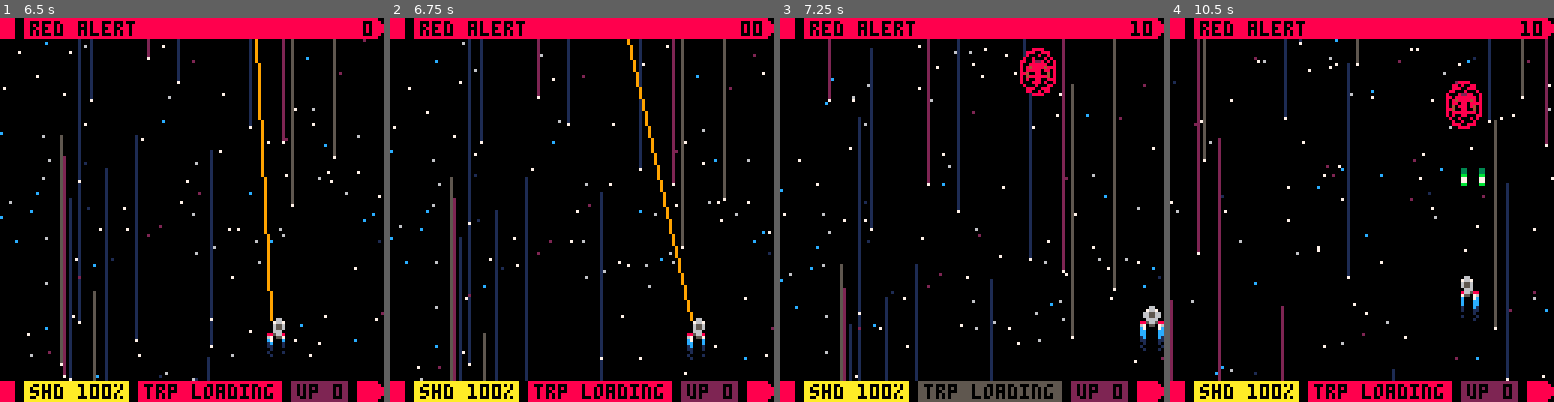
Above: before the commit, frames 1-4 (left to right).
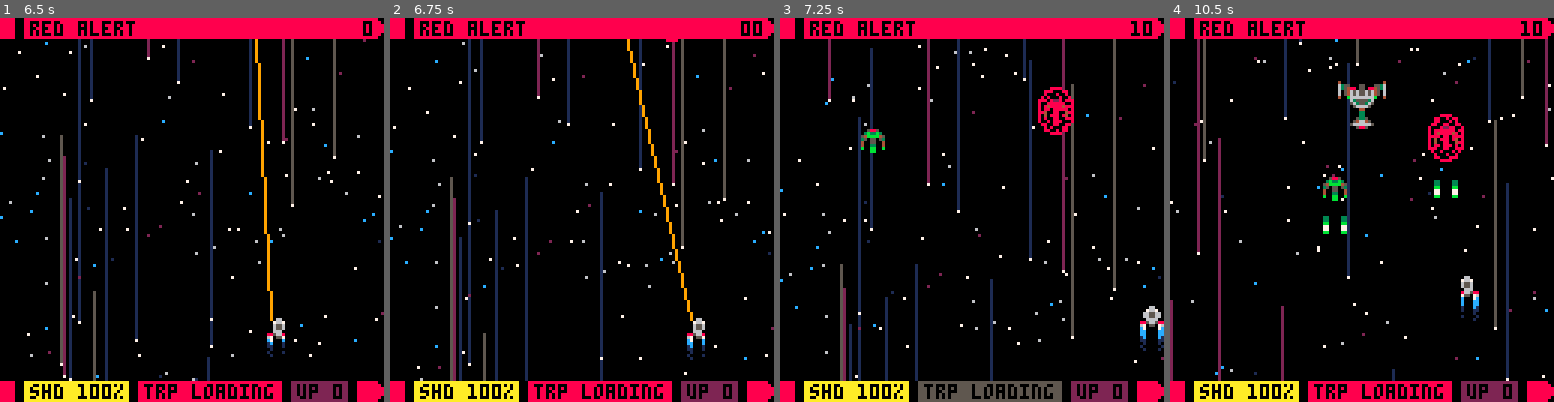
Above: after the commit, the same moments.

Repository: fab-industries/red-alert
Game: PICO-8 cartridge redalert.p8
Same seed, same stepped clock (60 frames per second), same inputs: the game is played once before the commit and once after it.
Inputs:
- Up to frame 1 (6.5 s): tap X (X key) at 0.33, 1.07, 1.85, 2.97, 4.08, 5.2, 6.32 s; tap O (Z key) at 0.7, 1.7, 2.1, 2.5, 2.9, 3.3, 3.7, 4.1, 4.5, 4.9, 5.3, 5.7, 6.1 s; hold Right 1.6-2.1 s; hold Up 2.15-2.42 s; hold Right 2.47-3.03 s; hold Left 3.08-3.58 s; hold Down 3.63-3.97 s; hold Right 4.02-4.68 s; hold Up 4.73-5.03 s; hold Left 5.08-5.68 s; hold Down 5.73-6.03 s; hold Right from 6.08 s (still down)
- Up to frame 2 (6.75 s): tap O (Z key) at 6.5 s; release Right at 6.58 s; hold Right from 6.63 s (still down)
- Up to frame 3 (7.25 s): tap O (Z key) at 6.9 s; release Right at 7.13 s; hold Up from 7.18 s (still down)
- Up to frame 4 (10.5 s): tap O (Z key) every 0.4 s from 7.3 to 10.1 s; tap X (X key) at 7.43, 8.55, 9.67 s; release Up at 7.45 s; hold Right 7.5-8.07 s; hold Left 8.12-8.62 s; hold Down 8.67-9 s; hold Right 9.05-9.72 s; hold Up 9.77-10.07 s; hold Left from 10.12 s (still down)

Frame 1 is identical in both runs. In frame 2, 0.3% of the frame differs, in the area x 61-78%, y 5-71%; in frame 3, 1.6%; in frame 4, 2.6%, in the area x 39-83%, y 16-57%.

Commit message:
Implemented aimed enemy shots

Diff:
--- a/redalert.p8
+++ b/redalert.p8
@@ -9,7 +9,7 @@
 code refactoring:
  before:  7263
  after:   7097
- current: 7109
+ current: 7286
 
 todo (fix):
  🅾️ emy movement overlap
@@ -40,7 +40,7 @@
  debug_setting={}
  debug_setting.info=false
  debug_setting.hideui=false
- --debug_setting.wave=7
+ debug_setting.wave=5
 
  cls(0)
  t=0
@@ -586,6 +586,8 @@
  for myen in all(wave) do
   if myen.type=="tingan" then
    flash(myen,"ti-muzzle")
+  elseif myen.type=="ti-cruiser" then
+   flash(myen,"tic-muzzle")
   end
  end
 
@@ -1626,6 +1628,8 @@
 
    fire(myen,0,2)
 
+  elseif myen.type=="ti-cruiser" then
+   aimedfire(myen,2)
   end
 
  elseif myen.mission=="attack" then
@@ -1679,6 +1683,7 @@
 
   elseif myen.type=="ti-cruiser" then
 
+   aimedfire(myen,2)
 
   elseif myen.type=="franconi" then
 
@@ -1728,6 +1733,15 @@
   eshot.colh=4
   eshot.spr=76
   eshot.ani={76,77,78}
+ elseif stype=="aimed" then
+  if myen.type=="ti-cruiser" then
+   eshot.x=myen.x+5
+   eshot.y=myen.y+14
+  end
+  eshot.colw=6
+  eshot.colh=6
+  eshot.spr=72
+  eshot.ani={72,73,74}
  else
   eshot.colw=8
   eshot.colh=6
@@ -1735,6 +1749,7 @@
   eshot.ani={75}
  end
  add(eshots,eshot)
+ return eshot
 end
 
 function fire_rnd(myen)
@@ -1780,9 +1794,17 @@
 
 function aimedfire(myen,spd)
 
-
-
-
+ if t>myen.firetmr then
+  sfx(9)
+  myen.flash=5
+  fire_rnd(myen)
+  local eshot=mkshot(myen,0,spd,"aimed")
+  local ang=atan2((ship.y+5)-eshot.y,(ship.x+3)-eshot.x)
+  eshot.sx=sin(ang)*spd
+  eshot.sy=cos(ang)*spd
+ else
+  return
+ end
 
 end
 
@@ -1801,6 +1823,13 @@
    circfill(obj.x+7,obj.y+7,obj.flash,11)
    obj.flash-=1
   end
+ elseif ftype=="tic-muzzle" then
+  if obj.flash>0 then
+   circfill(obj.x+7,obj.y+16,obj.flash,8)
+   circfill(obj.x+8,obj.y+16,obj.flash,9)
+   obj.flash-=1
+  end
+
  else
   return
  end
@@ -1822,20 +1851,20 @@
 4003300440033004a667766aa667766a449aa944449aa94420022002200220020563566005635660005665000056650060d66d0660d66d0610dddd0110dddd01
 b00bb00bb00bb00b0766667007666670044994400449944000299200002992000656b350065b3650005555000055550010dddd01c0dddd0c00d11d0000d11d00
 000bb000000bb00000777700007777000044440000444400002002000020020000b56500006565000005500000055000000dd000000dd0000001100000011000
-300000000000000330000000000000030000000bb00000000000000bb000000000000050050000000000005005000000000000c00c000000000000e00e000000
+400000000000000440000000000000040000000bb00000000000000bb000000000000050050000000000005005000000000000c00c000000000000e00e000000
 635500055000553663550005500055360000005bb50000000000005bb500000000000040040000000000004004000000000000c00c000000000000e00e000000
-63538805508835366353ee0550ee35360000053bb35000000000053bb35000000000004994000000000000499400000001000510015000100100051001500010
-605365655656350660536565565635060000b335533b00000000b335533b0000000000099000000000000009900000001100d5d55d5d00111100d5d55d5d0011
-6053656556563506605365655656350600003333333300000000333333330000000000099000000000000009900000001155d5dddd5d55111155d5dddd5d5511
-300b66666666b003300b66666666b0030005333333335000000533333333500000000009900000000000000990000000c1dd156dd651dd1ce1dd156dd651dd1e
+63548805508845366354ee0550ee45360000053bb35000000000053bb35000000000004994000000000000499400000001000510015000100100051001500010
+605465655656450660546565565645060000b335533b00000000b335533b0000000000099000000000000009900000001100d5d55d5d00111100d5d55d5d0011
+6054656556564506605465655656450600003333333300000000333333330000000000099000000000000009900000001155d5dddd5d55111155d5dddd5d5511
+400b66666666b004400b66666666b0040005333333335000000533333333500000000009900000000000000990000000c1dd156dd651dd1ce1dd156dd651dd1e
 00006355553600000000635555360000a05333333333350a705333333333350700000009900000000000000990000000c105d65dd56d501ce105d65dd56d501e
 0000563553650000000056355365000055335bb33bb5335555335bb33bb53355000008899880000000000779977000000100d51dd15d00100100d51dd15d0010
 00000566665000000000056666500000333b50033005b333333b50033005b333000005999950000000000599995000000000dd1661dd00000000dd1661dd0000
-0000000330000000000000033000000035b0000330000b5335b0000330000b530000059aa95000000000059aa95000000000055dd55000000000055dd5500000
+0000000440000000000000044000000035b0000330000b5335b0000330000b530000059aa95000000000059aa95000000000055dd55000000000055dd5500000
 00000003300000000000000330000000300000033000000330000003300000030a559449944955a00a559449944955a0000000d11d000000000000d11d000000
 00000003300000000000000330000000a00000033000000aa00000033000000a00555554455554000055555445555400000000d55d000000000000d55d000000
 000000533500000000000053350000000000003333000000000000333300000000044499994440000004449999444000000001d55d100000000001d55d100000
-00000536635000000000053663500000000000333300000000000033330000000000499aa99400000000499aa9940000000001d00d100000000001d00d100000
+00000546645000000000054664500000000000333300000000000033330000000000499aa99400000000499aa9940000000001d00d100000000001d00d100000
 00005666666500000000566666650000000000b55b000000000000b55b0000000000009aa90000000000009aa900000000000150051000000000015005100000
 000000588500000000000058850000000000000bb00000000000000bb000000000000009900000000000000990000000000000d00d000000000000d00d000000
 000005355650000000000535565000000000000000000055555000000000000090000900009000000009000033000033cddc00000cd0000000c0000000000000
